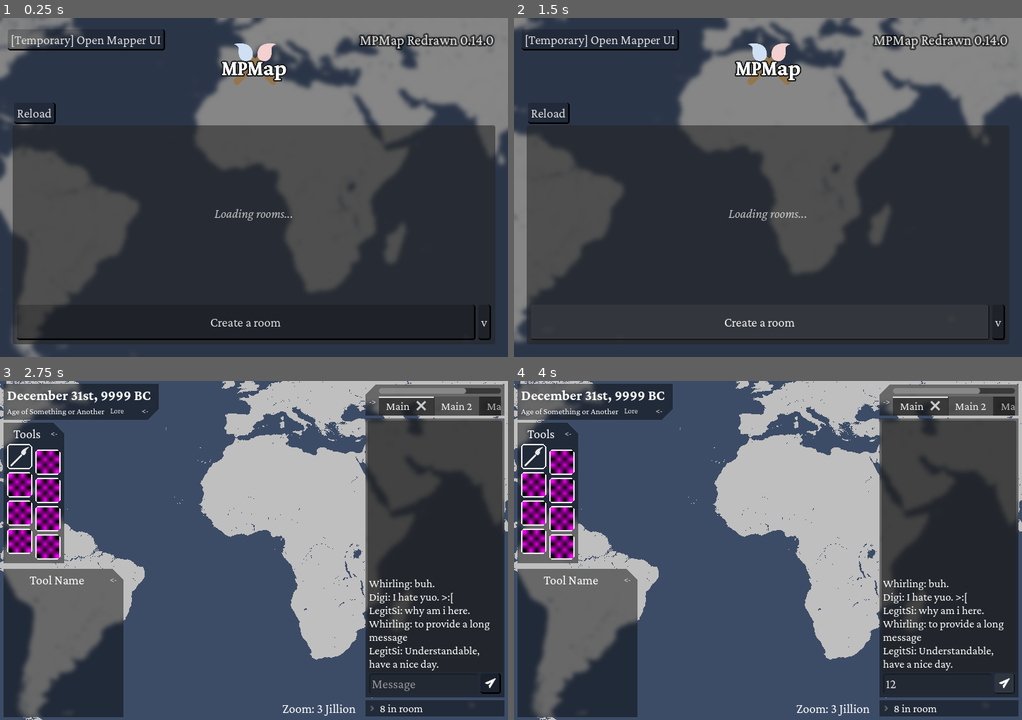
Above: before the commit, frames 1-4 (two rows, left to right).
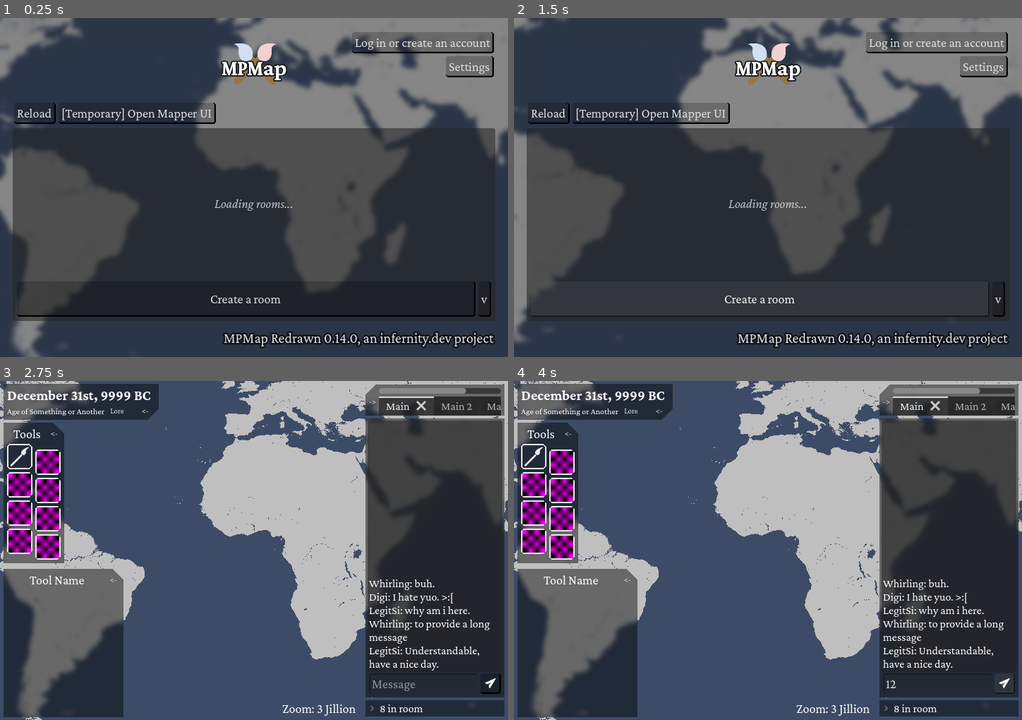
Above: after the commit, the same moments.

Repository: anywhereco/heredita-client
Game: Godot game, scene res://scenes/lobby/lobby.tscn
Two runs of this game, one before a commit and one after it. Both use one fixed random seed, a clock stepped at 60 frames per second and the inputs below.
Inputs (mouse positions are in pixels of both pictures, inside the frame that each line leads up to):
- Up to frame 1 (0.25 s): no input
- Up to frame 2 (1.5 s): click "Reload" at 0.5 s; click "Create a room" at 1.25 s
- Up to frame 3 (2.75 s): click "[Temporary] Open Mapper UI" at 2 s
- Up to frame 4 (4 s): click (935, 682) at 2.77 s; type "12" at 2.85 s; click (1006, 682) at 3.5 s

The runs differ from the first frame. In frame 1, 9.8% of the frame differs, in the area x 1-98%, y 3-98%; in frame 2, 6.1%; in frame 3, 0.5%; in frame 4, 0.5%.
Error in both runs: Unable to iterate on object of type 'Nil'. (res://scenes/lobby/foreground/roomhandler.gd:23)

Commit message:
polish lobby ui

Diff:
--- a/scenes/mapper/ui/glass.tres
+++ b/scenes/_shared/glass.tres
@@ -1,6 +1,6 @@
 [gd_resource type="ShaderMaterial" load_steps=2 format=3 uid="uid://dayrr5lupf1h2"]
 
-[ext_resource type="Shader" uid="uid://ds1kxrif2lqy" path="res://scenes/mapper/ui/glass.gdshader" id="1_o7r8c"]
+[ext_resource type="Shader" uid="uid://ds1kxrif2lqy" path="res://scenes/_shared/glass.gdshader" id="1_o7r8c"]
 
 [resource]
 shader = ExtResource("1_o7r8c")
--- a/scenes/lobby/foreground/foreground.tscn
+++ b/scenes/lobby/foreground/foreground.tscn
@@ -45,18 +45,18 @@
 grow_horizontal = 2
 grow_vertical = 2
 
-[node name="VBoxContainer" type="VBoxContainer" parent="."]
+[node name="MainButtons" type="VBoxContainer" parent="."]
 anchors_preset = 15
 anchor_right = 1.0
 anchor_bottom = 1.0
 offset_left = 20.0
 offset_top = 20.0
 offset_right = -20.0
-offset_bottom = -20.0
+offset_bottom = -15.0
 grow_horizontal = 2
 grow_vertical = 2
 
-[node name="TextureRect" type="TextureRect" parent="VBoxContainer"]
+[node name="TextureRect" type="TextureRect" parent="MainButtons"]
 custom_minimum_size = Vector2(96, 96)
 layout_mode = 2
 size_flags_horizontal = 4
@@ -65,25 +65,33 @@
 expand_mode = 4
 stretch_mode = 4
 
-[node name="HBoxContainer" type="HBoxContainer" parent="VBoxContainer"]
+[node name="ButtonRow" type="HBoxContainer" parent="MainButtons"]
 layout_mode = 2
 
-[node name="Button" type="Button" parent="VBoxContainer/HBoxContainer"]
+[node name="Button" type="Button" parent="MainButtons/ButtonRow"]
 layout_mode = 2
 text = "Reload"
 script = ExtResource("3_oqa71")
 
-[node name="PanelContainer" type="PanelContainer" parent="VBoxContainer"]
+[node name="Button2" type="Button" parent="MainButtons/ButtonRow"]
+layout_mode = 2
+text = "[Temporary] Open Mapper UI"
+script = ExtResource("6_6ju32")
+
+[node name="Padding2" type="Control" parent="MainButtons"]
+layout_mode = 2
+
+[node name="PanelContainer" type="PanelContainer" parent="MainButtons"]
 custom_minimum_size = Vector2(200, 50)
 layout_mode = 2
 size_flags_vertical = 3
 
-[node name="ScrollContainer" type="ScrollContainer" parent="VBoxContainer/PanelContainer"]
+[node name="ScrollContainer" type="ScrollContainer" parent="MainButtons/PanelContainer"]
 custom_minimum_size = Vector2(50, 50)
 layout_mode = 2
 theme_override_styles/panel = SubResource("StyleBoxFlat_3knor")
 
-[node name="Rooms" type="VBoxContainer" parent="VBoxContainer/PanelContainer/ScrollContainer"]
+[node name="Rooms" type="VBoxContainer" parent="MainButtons/PanelContainer/ScrollContainer"]
 unique_name_in_owner = true
 layout_mode = 2
 size_flags_horizontal = 3
@@ -91,25 +99,25 @@
 theme_override_constants/separation = 10
 script = ExtResource("3_xc4ii")
 
-[node name="LoadingPlaceholder" type="CenterContainer" parent="VBoxContainer/PanelContainer/ScrollContainer/Rooms"]
+[node name="LoadingPlaceholder" type="CenterContainer" parent="MainButtons/PanelContainer/ScrollContainer/Rooms"]
 layout_mode = 2
 size_flags_vertical = 3
 
-[node name="Label" type="Label" parent="VBoxContainer/PanelContainer/ScrollContainer/Rooms/LoadingPlaceholder"]
+[node name="Label" type="Label" parent="MainButtons/PanelContainer/ScrollContainer/Rooms/LoadingPlaceholder"]
 layout_mode = 2
 text = "Loading rooms..."
 label_settings = SubResource("LabelSettings_d0eqv")
 
-[node name="Create" type="HBoxContainer" parent="VBoxContainer/PanelContainer/ScrollContainer/Rooms"]
+[node name="Create" type="HBoxContainer" parent="MainButtons/PanelContainer/ScrollContainer/Rooms"]
 layout_mode = 2
 
-[node name="Button" type="Button" parent="VBoxContainer/PanelContainer/ScrollContainer/Rooms/Create"]
+[node name="Button" type="Button" parent="MainButtons/PanelContainer/ScrollContainer/Rooms/Create"]
 custom_minimum_size = Vector2(0, 50)
 layout_mode = 2
 size_flags_horizontal = 3
 text = "Create a room"
 
-[node name="MenuButton" type="MenuButton" parent="VBoxContainer/PanelContainer/ScrollContainer/Rooms/Create"]
+[node name="MenuButton" type="MenuButton" parent="MainButtons/PanelContainer/ScrollContainer/Rooms/Create"]
 layout_mode = 2
 text = "v"
 flat = false
@@ -117,24 +125,32 @@
 popup/item_0/text = "Create local room"
 popup/item_0/id = 0
 
-[node name="DebugInfo" type="Label" parent="."]
-anchors_preset = 1
-anchor_left = 1.0
-anchor_right = 1.0
-offset_left = -191.0
-offset_top = 20.0
-offset_right = -20.0
-offset_bottom = 64.25
-grow_horizontal = 0
-text = "MPMap Redrawn %s"
+[node name="Padding" type="Control" parent="MainButtons"]
+custom_minimum_size = Vector2(0, 7)
+layout_mode = 2
+
+[node name="DebugInfo" type="Label" parent="MainButtons"]
+layout_mode = 2
+text = "MPMap Redrawn %s, an infernity.dev project"
 label_settings = SubResource("LabelSettings_j6gyg")
 horizontal_alignment = 2
 script = ExtResource("5_j6gyg")
 
-[node name="Button2" type="Button" parent="."]
-offset_left = 11.0
-offset_top = 16.0
-offset_right = 234.0
-offset_bottom = 46.0
-text = "[Temporary] Open Mapper UI"
-script = ExtResource("6_6ju32")
+[node name="VBoxContainer" type="VBoxContainer" parent="."]
+anchors_preset = 1
+anchor_left = 1.0
+anchor_right = 1.0
+offset_left = -74.0
+offset_top = 20.0
+offset_right = -20.0
+offset_bottom = 60.0
+grow_horizontal = 0
+
+[node name="Login" type="Button" parent="VBoxContainer"]
+layout_mode = 2
+text = "Log in or create an account"
+
+[node name="Settings" type="Button" parent="VBoxContainer"]
+layout_mode = 2
+size_flags_horizontal = 8
+text = "Settings"
--- a/scenes/lobby/foreground/roomhandler.gd
+++ b/scenes/lobby/foreground/roomhandler.gd
@@ -21,8 +21,6 @@
 
 	var rooms := await HTTP.request(Statics.MPMAP_URL, "rooms")
 	for room: Dictionary in rooms.val():
-		print(room)
-		pass
 		add_child(RoomTemplate.of(
 			self,
 			room["id"] as String,
--- a/scenes/mapper/mapper.tscn
+++ b/scenes/mapper/mapper.tscn
@@ -1,7 +1,7 @@
 [gd_scene load_steps=22 format=3 uid="uid://bxwxbcrvqou86"]
 
 [ext_resource type="Texture2D" uid="uid://do2qcumlvx0lo" path="res://assets/map.png" id="1_5rw7w"]
-[ext_resource type="Material" uid="uid://dayrr5lupf1h2" path="res://scenes/mapper/ui/glass.tres" id="1_agl36"]
+[ext_resource type="Material" uid="uid://dayrr5lupf1h2" path="res://scenes/_shared/glass.tres" id="1_agl36"]
 [ext_resource type="Script" uid="uid://cgdhk47tsamdl" path="res://scenes/mapper/mapper.gd" id="1_khegr"]
 [ext_resource type="Script" uid="uid://bkwxqjeet2fxs" path="res://scenes/mapper/camera.gd" id="2_c11oq"]
 [ext_resource type="Script" uid="uid://i3124dmjaoj6" path="res://scenes/mapper/ui/right_items.gd" id="3_2upvi"]
Renamed: scenes/mapper/ui/glass.gdshader -> scenes/_shared/glass.gdshader
Renamed: scenes/mapper/ui/glass.gdshader.uid -> scenes/_shared/glass.gdshader.uid
